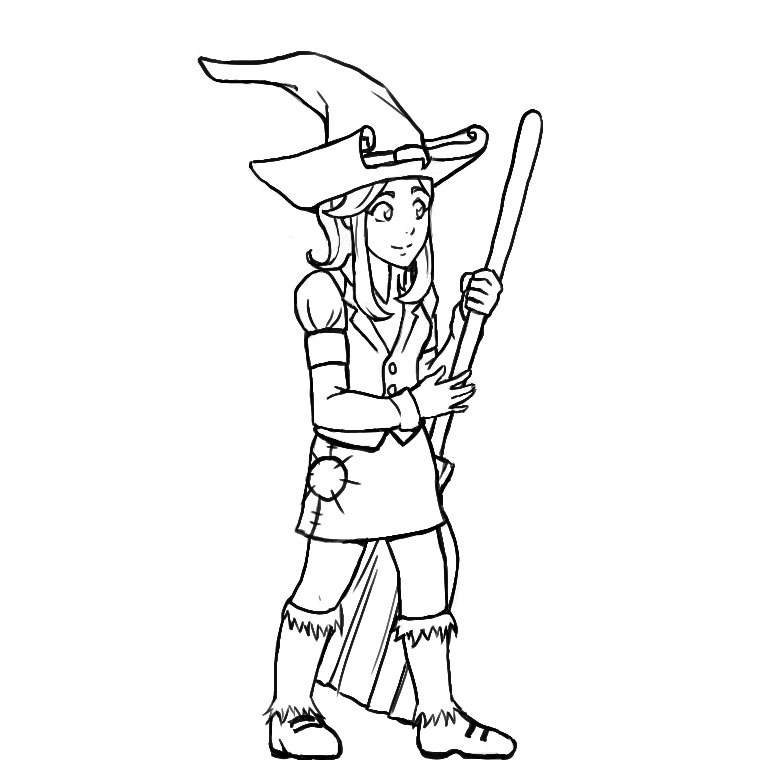
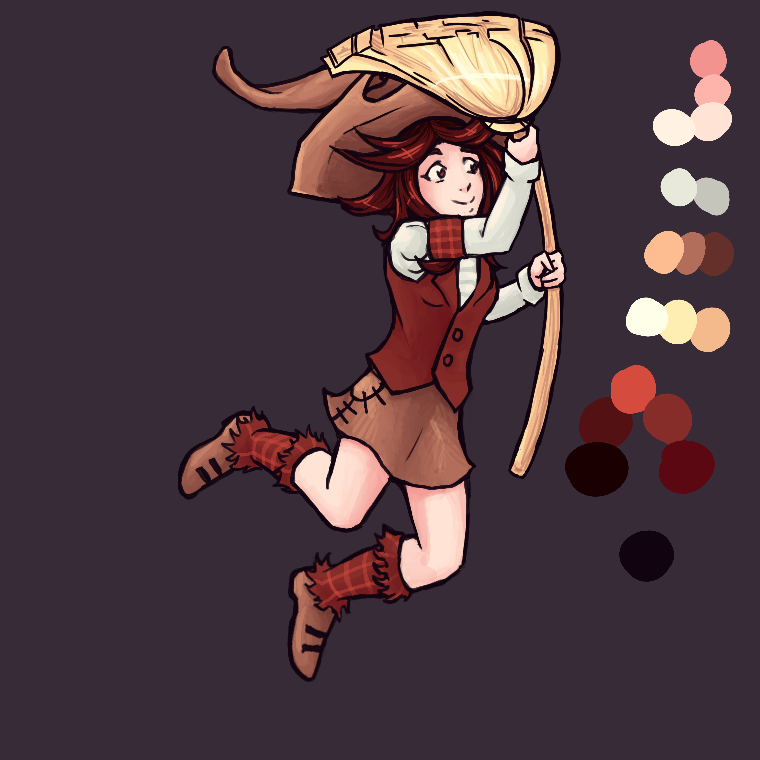
Layered file, before and after one edit (760x760). Changes by layer:
showed "7 outlines", painted on it over [177,11,716,683]
added layer "7 c" above "7 e" over [180,14,651,681]
hid "1 outlines", painted on it over [197,47,669,760]
added layer "Layer 17(pasted)" above "Layer 8" over [0,0,760,760]
added layer "Layer 8" over [0,0,760,760]
